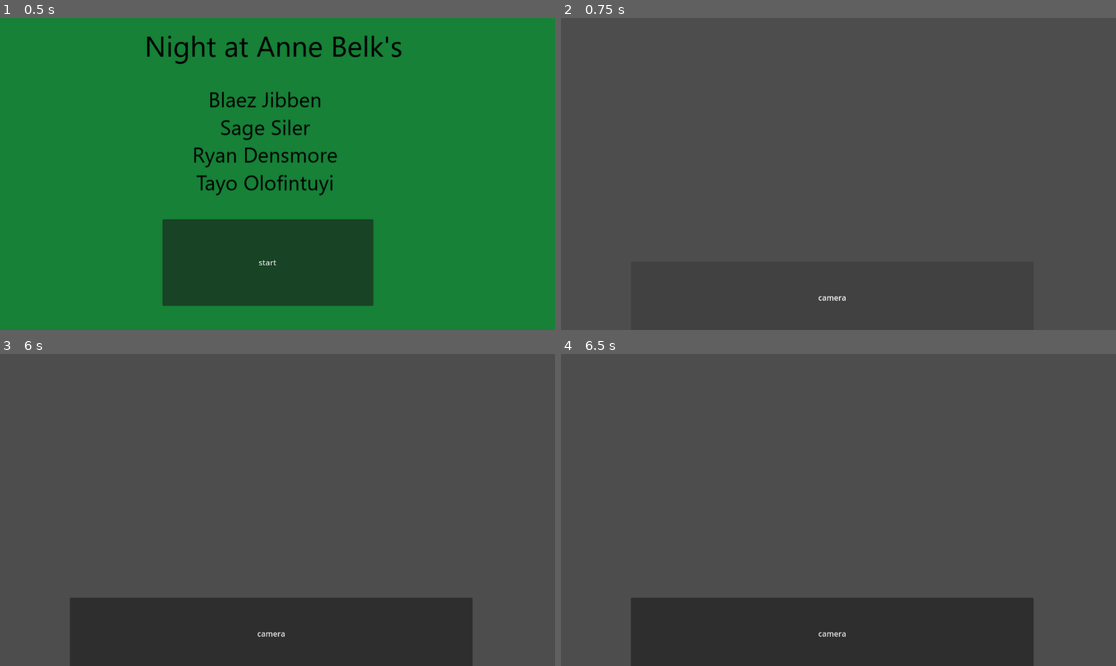
Above: before the commit, frames 1-4 (two rows, left to right).
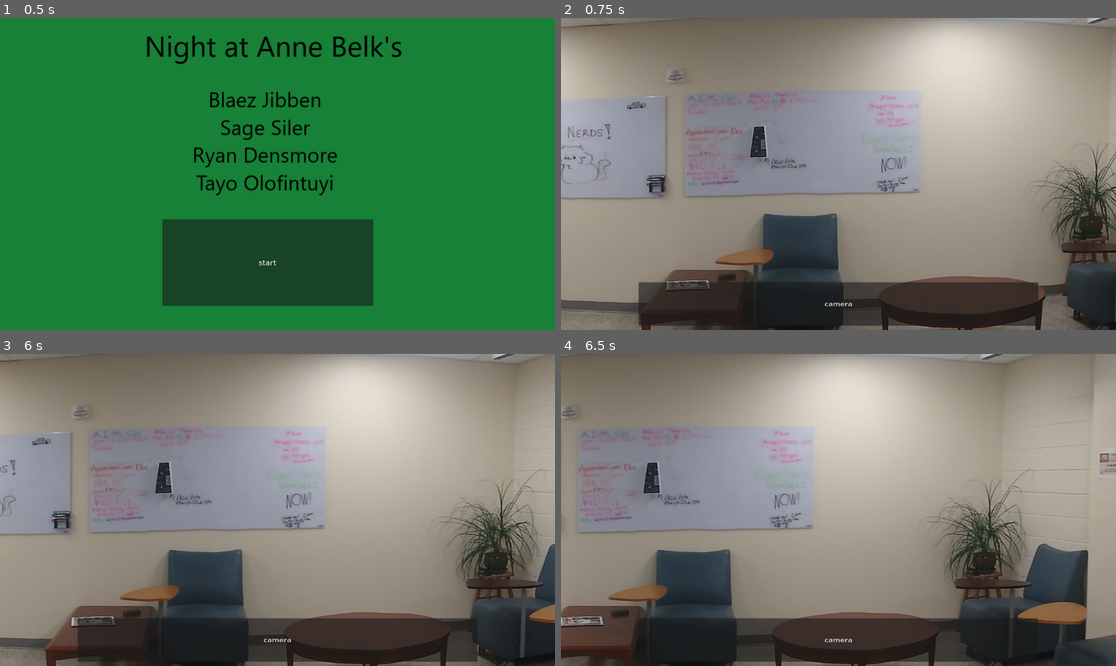
Above: after the commit, the same moments.

Repository: rydens/appalhack2024
Game: Godot game, scene res://scenesFolder/startScreen.tscn
The game is run twice, just before and just after one commit, with the same random seed, the same clock (stepped at 60 frames per second) and the same inputs. Before the commit the project starts from res://scenesFolder/main.tscn.
Inputs (mouse positions are in pixels of both pictures, inside the frame that each line leads up to):
- Up to frame 1 (0.5 s): no input
- Up to frame 2 (0.75 s): click "start" at 0.5 s
- Up to frame 3 (6 s): click "camera" at 1.25 s; click (410, 619) at 2 s; tap Enter at 2.75, 4.25, 5.75 s; move the mouse to (399, 494) at 2.77 s; hold Right (ui_right) 2.78-3.53 s; click (399, 494) at 2.92 s; tap Space at 3.5, 5 s; move the mouse to (166, 525) at 3.52 s; click (166, 525) at 3.67 s; move the mouse to (333, 441) at 4.27 s; hold Right (ui_right) 4.28-5.78 s; click (333, 441) at 4.42 s; move the mouse to (249, 572) at 5.02 s; click (249, 572) at 5.17 s; move the mouse to (444, 556) at 5.77 s; click (444, 556) at 5.92 s
- Up to frame 4 (6.5 s): no input

Frame 1 is identical in both runs. In frame 2, 94% of the frame differs, in the area x 0-100%, y 0-100%; in frame 3, 86%; in frame 4, 85%.

Commit message:
pantest initial stuff

Diff:
--- a/project.godot
+++ b/project.godot
@@ -11,9 +11,7 @@
 [application]
 
 config/name="FiveNightsAtAnneBelk"
-
-run/main_scene="res://scenesFolder/main.tscn"
-
+run/main_scene="res://scenesFolder/startScreen.tscn"
 config/features=PackedStringArray("4.2", "GL Compatibility")
 config/icon="res://assets/icon.svg"
 
--- /dev/null
+++ b/scenesFolder/LobbyPlayerCamera.gd
@@ -0,0 +1,21 @@
+extends Camera2D
+
+@export var velocity = 1500
+
+# Called when the node enters the scene tree for the first time.
+func _ready():
+	pass # Replace with function body.
+
+
+# Called every frame. 'delta' is the elapsed time since the previous frame.
+func _process(delta):
+	var viewwidth = get_window().size.x / 4
+	var mpos = get_viewport().get_mouse_position().x
+
+	if mpos < viewwidth && (position.x - (viewwidth * 2) > limit_left):
+		var acceleration = 1 - mpos / viewwidth
+		position.x -= velocity * delta * acceleration
+	elif mpos > viewwidth * 3 && (position.x + (viewwidth * 2) < limit_right):
+		var acceleration = (mpos - viewwidth * 3) / viewwidth
+		position.x += velocity * delta * acceleration
+	#print(position)
--- a/scenesFolder/showCamera.tscn
+++ b/scenesFolder/showCamera.tscn
@@ -1,15 +1,36 @@
-[gd_scene load_steps=2 format=3 uid="uid://dsfenq8b6squp"]
+[gd_scene load_steps=4 format=3 uid="uid://dsfenq8b6squp"]
 
 [ext_resource type="Script" path="res://scripts/player.gd" id="1_fl11a"]
+[ext_resource type="Texture2D" uid="uid://qw1whvsnwmro" path="res://assets/cameraLobby.jpg" id="2_txp4s"]
+[ext_resource type="Script" path="res://scenesFolder/LobbyPlayerCamera.gd" id="3_u212f"]
 
 [node name="player" type="Node2D"]
 script = ExtResource("1_fl11a")
 
-[node name="showCameras" type="Button" parent="."]
-offset_left = 145.0
-offset_top = 506.0
-offset_right = 981.0
-offset_bottom = 656.0
+[node name="LobbyScene" type="Sprite2D" parent="."]
+texture = ExtResource("2_txp4s")
+
+[node name="LobbyPlayerCamera" type="Camera2D" parent="LobbyScene"]
+zoom = Vector2(1, 0.75)
+limit_left = -1600
+limit_top = -445
+limit_right = 1600
+limit_bottom = 445
+editor_draw_limits = true
+script = ExtResource("3_u212f")
+
+[node name="showCameras" type="Button" parent="LobbyScene/LobbyPlayerCamera"]
+anchors_preset = 8
+anchor_left = 0.5
+anchor_top = 0.5
+anchor_right = 0.5
+anchor_bottom = 0.5
+offset_left = -415.0
+offset_top = 300.0
+offset_right = 415.0
+offset_bottom = 420.0
+grow_horizontal = 2
+grow_vertical = 2
 text = "camera"
 
-[connection signal="pressed" from="showCameras" to="." method="_on_show_cameras_pressed"]
+[connection signal="pressed" from="LobbyScene/LobbyPlayerCamera/showCameras" to="." method="_on_show_cameras_pressed"]
